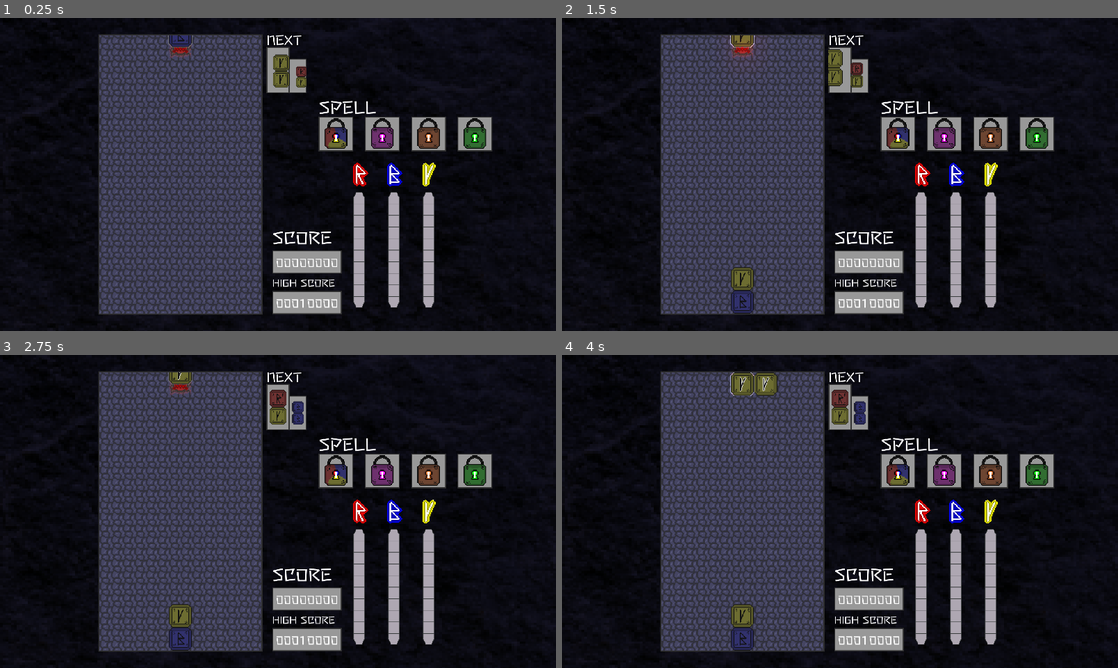
Above: before the commit, frames 1-4 (two rows, left to right).
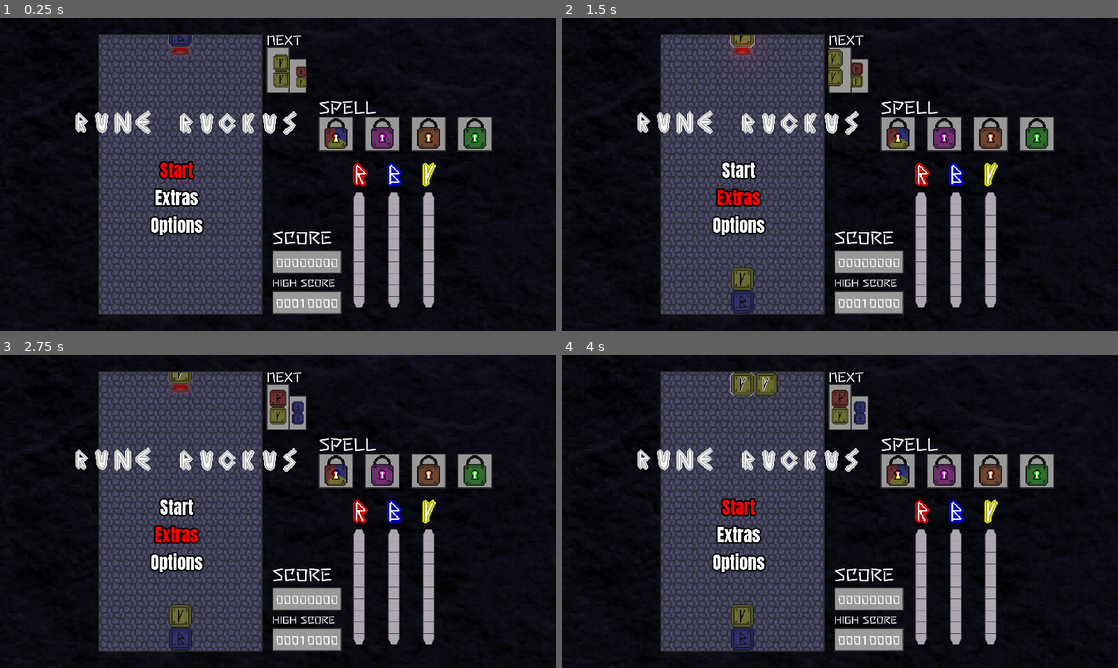
Above: after the commit, the same moments.

Repository: dreamblader/rune_ruckus
Game: Godot game, scene res://game_scene.tscn
Same seed, same stepped clock (60 frames per second), same inputs: the game is played once before the commit and once after it.
Inputs:
- Up to frame 1 (0.25 s): no input
- Up to frame 2 (1.5 s): tap Enter (ui_accept) at 0.5 s; hold Right (ui_right) 0.53-1.28 s; hold Enter (ui_accept) 0.53-1.28 s; hold Down (ui_down) from 1.28 s (still down); tap S (drop) at 1.35 s
- Up to frame 3 (2.75 s): tap Enter (ui_accept) at 1.52, 1.55, 1.82, 2.3 s; release Down (ui_down) at 2.03 s; hold Right (ui_right) from 2.03 s (still down); hold A (rotate_l) from 2.03 s (still down)
- Up to frame 4 (4 s): release Right (ui_right) at 2.78 s; release A (rotate_l) at 2.78 s; hold Up (ui_up) 2.78-3.53 s; tap D (rotate_r) at 2.85 s; tap Enter (ui_accept) at 3.02, 3.05, 3.32 s; hold Left (ui_left) from 3.53 s (still down); hold Enter (ui_accept) from 3.53 s (still down)

The runs differ from the first frame. In frame 1, 2.4% of the frame differs, in the area x 13-54%, y 29-70%; in frame 2, 2.4%; in frame 3, 2.4%; in frame 4, 2.4%.

Commit message:
added start menu and title card

Diff:
--- a/game_scene.tscn
+++ b/game_scene.tscn
@@ -7,6 +7,7 @@
 [ext_resource path="res://misc/orb/orb_scene.tscn" type="PackedScene" id=5]
 [ext_resource path="res://ui/menu/death_menu/death_menu_scene.tscn" type="PackedScene" id=6]
 [ext_resource path="res://misc/backgrounds/death_shader.tres" type="Shader" id=7]
+[ext_resource path="res://ui/menu/start_menu/start_menu_scene.tscn" type="PackedScene" id=8]
 
 [sub_resource type="Environment" id=1]
 background_mode = 4
@@ -109,6 +110,9 @@
 visible = false
 position = Vector2( 495, 640 )
 
+[node name="Menu" parent="." instance=ExtResource( 8 )]
+position = Vector2( 640, 360 )
+
 [connection signal="emit_chain" from="Content/MidContainer/Control/ViewPortBorder/ViewportContainer/Viewport/Board" to="." method="_on_Board_emit_chain"]
 [connection signal="emit_orb" from="Content/MidContainer/Control/ViewPortBorder/ViewportContainer/Viewport/Board" to="." method="_on_Board_emit_orb"]
 [connection signal="emit_preview_runes" from="Content/MidContainer/Control/ViewPortBorder/ViewportContainer/Viewport/Board" to="." method="_on_Board_emit_preview_runes"]
--- a/ui/menu/death_menu/death_menu_script.gd
+++ b/ui/menu/death_menu/death_menu_script.gd
@@ -7,6 +7,7 @@
 	if before_label != null:
 		before_label.remove_color_override("font_color")
 	selected_label.add_color_override("font_color", Color(1,0,0))
+	selected_label.add_color_override("font_color", Color(1,0,0))
 
 
 func on_option_selected() -> void:
--- /dev/null
+++ b/ui/menu/start_menu/start_menu_scene.tscn
@@ -0,0 +1,93 @@
+[gd_scene load_steps=18 format=2]
+
+[ext_resource path="res://ui/menu/start_menu/start_menu_script.gd" type="Script" id=1]
+[ext_resource path="res://font/Anton-Regular.ttf" type="DynamicFontData" id=2]
+[ext_resource path="res://ui/menu/start_menu/title_card_sprite_sheet.png" type="Texture" id=3]
+
+[sub_resource type="DynamicFont" id=1]
+size = 60
+outline_size = 5
+outline_color = Color( 0, 0, 0, 1 )
+font_data = ExtResource( 2 )
+
+[sub_resource type="AtlasTexture" id=2]
+atlas = ExtResource( 3 )
+region = Rect2( 0, 0, 320, 40 )
+
+[sub_resource type="AtlasTexture" id=3]
+atlas = ExtResource( 3 )
+region = Rect2( 320, 0, 320, 40 )
+
+[sub_resource type="AtlasTexture" id=4]
+atlas = ExtResource( 3 )
+region = Rect2( 640, 0, 320, 40 )
+
+[sub_resource type="AtlasTexture" id=5]
+atlas = ExtResource( 3 )
+region = Rect2( 960, 0, 320, 40 )
+
+[sub_resource type="AtlasTexture" id=6]
+atlas = ExtResource( 3 )
+region = Rect2( 1280, 0, 320, 40 )
+
+[sub_resource type="AtlasTexture" id=7]
+atlas = ExtResource( 3 )
+region = Rect2( 1600, 0, 320, 40 )
+
+[sub_resource type="AtlasTexture" id=8]
+atlas = ExtResource( 3 )
+region = Rect2( 1920, 0, 320, 40 )
+
+[sub_resource type="AtlasTexture" id=9]
+atlas = ExtResource( 3 )
+region = Rect2( 2240, 0, 320, 40 )
+
+[sub_resource type="AtlasTexture" id=10]
+atlas = ExtResource( 3 )
+region = Rect2( 2560, 0, 320, 40 )
+
+[sub_resource type="AtlasTexture" id=11]
+atlas = ExtResource( 3 )
+region = Rect2( 2880, 0, 320, 40 )
+
+[sub_resource type="AtlasTexture" id=12]
+atlas = ExtResource( 3 )
+region = Rect2( 3200, 0, 320, 40 )
+
+[sub_resource type="AtlasTexture" id=13]
+atlas = ExtResource( 3 )
+region = Rect2( 3520, 0, 320, 40 )
+
+[sub_resource type="SpriteFrames" id=14]
+animations = [ {
+"frames": [ SubResource( 2 ), SubResource( 3 ), SubResource( 4 ), SubResource( 5 ), SubResource( 6 ), SubResource( 7 ), SubResource( 8 ), SubResource( 9 ), SubResource( 10 ), SubResource( 11 ), SubResource( 12 ), SubResource( 13 ) ],
+"loop": true,
+"name": "default",
+"speed": 5.0
+} ]
+
+[node name="Menu" type="Node2D"]
+script = ExtResource( 1 )
+options = [ "Start", "Extras", "Options" ]
+menu_font = SubResource( 1 )
+root_path = NodePath("Content")
+min_glow_wait = 1.5
+max_glow_wait = 3.5
+
+[node name="AnimatedSprite" type="AnimatedSprite" parent="."]
+scale = Vector2( 2.5, 2.5 )
+frames = SubResource( 14 )
+speed_scale = 2.0
+
+[node name="Content" type="Control" parent="."]
+margin_left = -120.0
+margin_top = 120.0
+margin_right = -120.0
+margin_bottom = 120.0
+
+[node name="Timer" type="Timer" parent="."]
+wait_time = 1.5
+autostart = true
+
+[connection signal="animation_finished" from="AnimatedSprite" to="." method="_on_AnimatedSprite_animation_finished"]
+[connection signal="timeout" from="Timer" to="." method="_on_Timer_timeout"]
--- /dev/null
+++ b/ui/menu/start_menu/start_menu_script.gd
@@ -0,0 +1,46 @@
+extends Menu
+
+export (float) var min_glow_wait
+export (float) var max_glow_wait
+
+
+onready var title:AnimatedSprite = $AnimatedSprite
+onready var timer:Timer = $Timer
+
+var rng:RandomNumberGenerator = RandomNumberGenerator.new()
+
+
+func _ready() -> void:
+	rng.randomize()
+
+
+func update_menu_selection() -> void:
+	var selected_label:Label = get_option_label(selected_index)
+	var before_label:Label = get_option_label(history_index)
+	if before_label != null:
+		before_label.remove_color_override("font_color")
+	selected_label.add_color_override("font_color", Color(1,0,0))
+
+
+func on_option_selected() -> void:
+	pass
+
+
+func animate_label(label:Label) -> void:
+	# try to make it float
+	pass
+
+
+func reset_label(label:Label) -> void:
+	#try to make it stop flaoting
+	pass
+
+
+func _on_AnimatedSprite_animation_finished() -> void:
+	timer.wait_time = rng.randf_range(min_glow_wait, max_glow_wait)
+	timer.start()
+	title.stop()
+
+
+func _on_Timer_timeout() -> void:
+	title.play("default")
--- a/utils/base_menu_script.gd
+++ b/utils/base_menu_script.gd
@@ -14,12 +14,14 @@
 func _input(event: InputEvent) -> void:
 	if !options.empty() && self.visible:
 		if event.is_action_pressed("ui_up"):
-			selected_index = (selected_index+1) % options.size()
+			selected_index = selected_index-1 if selected_index > 0 else options.size()-1
+			print(selected_index)
 			update_menu_selection()
 			add_index_to_history()
 
 		if event.is_action_pressed("ui_down"):
-			selected_index = selected_index-1 if selected_index > 0 else options.size()-1
+			selected_index = (selected_index+1) % options.size()
+			print(selected_index)
 			update_menu_selection()
 			add_index_to_history()
 
Not shown: 1 places in game_scene.tscn that only renumber resources
Binary file added: title_card.ase
Binary file added: ui/menu/start_menu/title_card_sprite_sheet.png
Not shown, added: ui/menu/start_menu/title_card_sprite_sheet.png.import
